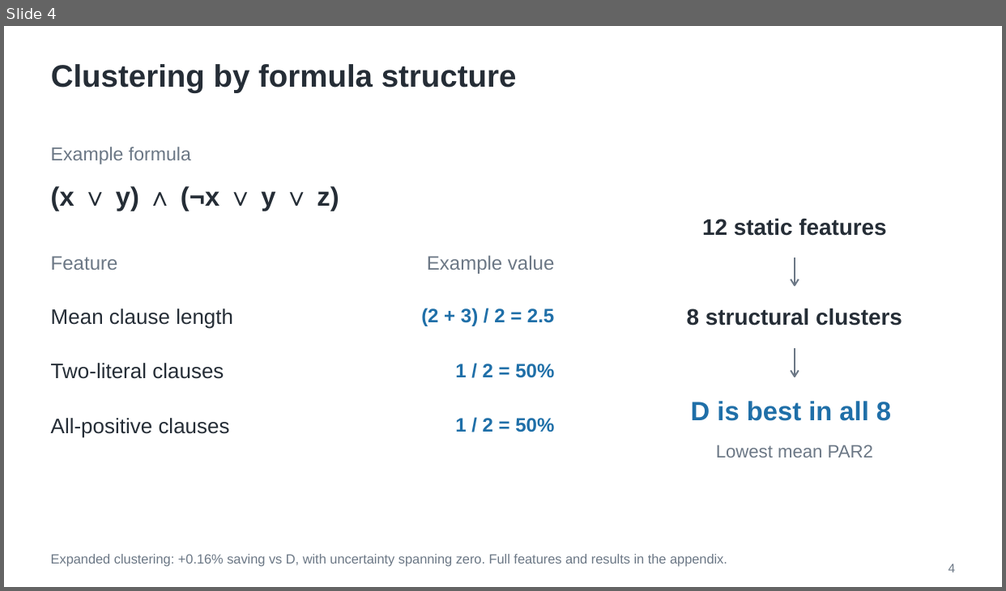
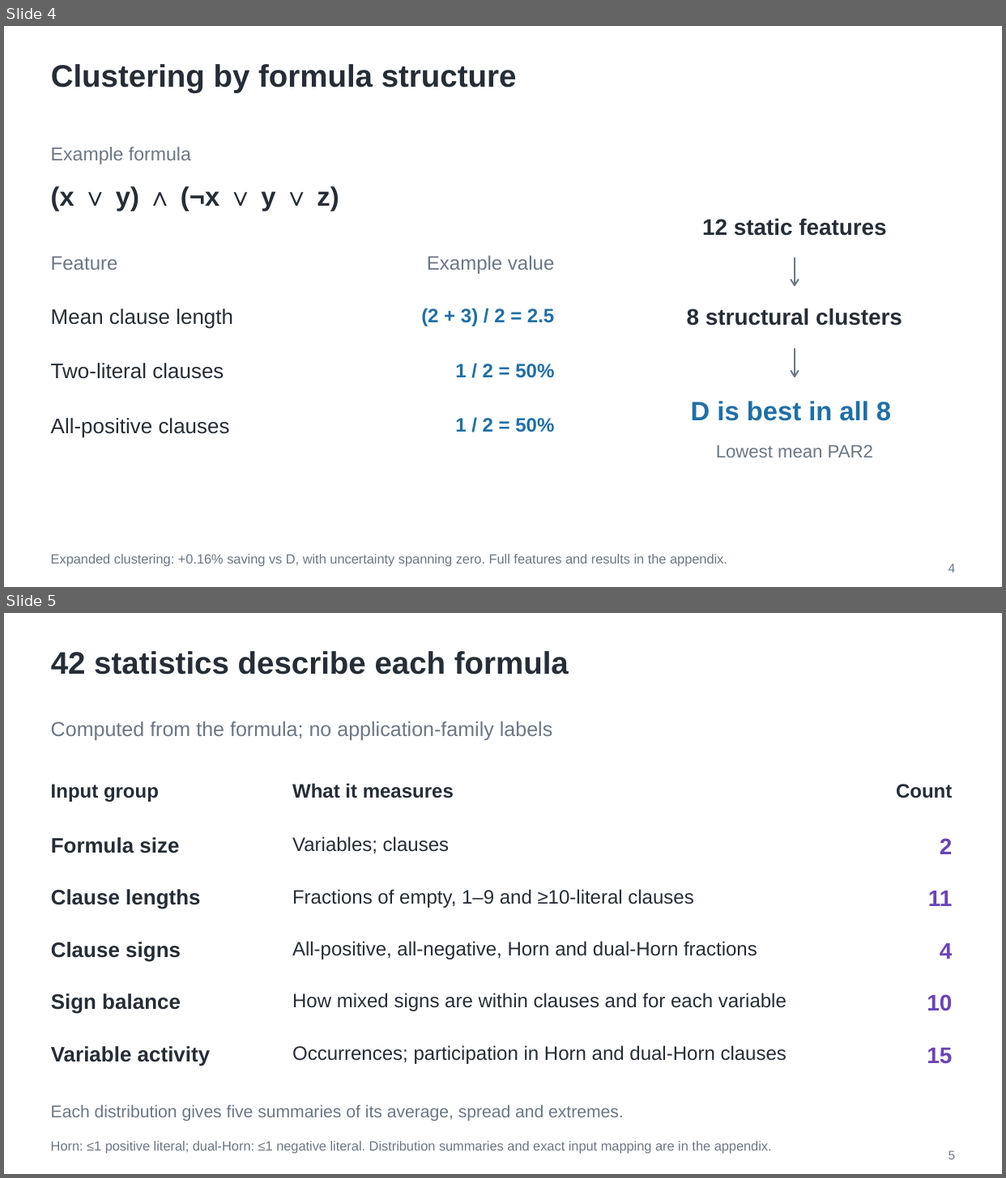
Before and after one commit to Roushelfy/online-tuning-forcephase, a slide deck: presentations/forcephase-20261111/forcephase-results.pptx. Shown one above the other, each under a label of ours: slide 4 before the commit, slides 4 and 5 after it. The pictures are 1006x591 and 1006x1178 pixels, drawn with LibreOffice and Linux fonts; fonts in the diff are those of the drawing. Boxes give left, top, right and bottom in pixels: in the first picture for what was removed or moved away, otherwise in the second. Text is boxed around its words. In the diff, an @@ line names an element or a change of style, - is before the commit and + after.

Commit message:
Focus presentation on 42-input cost-weighted tree ensemble

```diff
--- a/presentations/forcephase-20261111/forcephase-results.pptx
+++ b/presentations/forcephase-20261111/forcephase-results.pptx
@@ slide 5 added at (x1=4, y1=613, x2=1002, y2=1174), background #FFFFFF @@
@@ text added at (x1=51, y1=651, x2=569, y2=675), 30 pt, text #252D36, bold @@
+42 statistics describe each formula
@@ text added at (x1=51, y1=722, x2=552, y2=740), 19.5 pt, text #6B7785 @@
+Computed from the formula; no application-family labels
@@ text added at (x1=51, y1=784, x2=159, y2=802), 18.8 pt, text #252D36, bold @@
+Input group
@@ text added at (x1=292, y1=783, x2=454, y2=798), 18.8 pt, text #252D36, bold @@
+What it measures
@@ text added at (x1=896, y1=784, x2=952, y2=798), 18.8 pt, text #252D36, bold @@
+Count
@@ text added at (x1=51, y1=837, x2=179, y2=854), 20.2 pt, text #252D36, bold @@
+Formula size
@@ text added at (x1=292, y1=837, x2=449, y2=854), 18.8 pt, text #252D36 @@
+Variables; clauses
@@ text added at (x1=940, y1=838, x2=952, y2=854), 21.8 pt, text #6A43B8, bold @@
+2
@@ text added at (x1=51, y1=889, x2=200, y2=909), 20.2 pt, text #252D36, bold @@
+Clause lengths
@@ text added at (x1=292, y1=889, x2=693, y2=908), 18.8 pt, text #252D36 @@
+Fractions of empty, 1–9 and ≥10-literal clauses
@@ text added at (x1=928, y1=891, x2=952, y2=906), 21.8 pt, text #6A43B8, bold @@
+11
@@ text added at (x1=51, y1=942, x2=181, y2=962), 20.2 pt, text #252D36, bold @@
+Clause signs
@@ text added at (x1=292, y1=941, x2=757, y2=960), 18.8 pt, text #252D36 @@
+All-positive, all-negative, Horn and dual-Horn fractions
@@ text added at (x1=940, y1=943, x2=952, y2=959), 21.8 pt, text #6A43B8, bold @@
+4
@@ text added at (x1=51, y1=994, x2=181, y2=1014), 20.2 pt, text #252D36, bold @@
+Sign balance
@@ text added at (x1=292, y1=993, x2=786, y2=1012), 18.8 pt, text #252D36 @@
+How mixed signs are within clauses and for each variable
@@ text added at (x1=927, y1=995, x2=952, y2=1012), 21.8 pt, text #6A43B8, bold @@
+10
@@ text added at (x1=51, y1=1046, x2=210, y2=1067), 20.2 pt, text #252D36, bold @@
+Variable activity
@@ text added at (x1=292, y1=1046, x2=786, y2=1064), 18.8 pt, text #252D36 @@
+Occurrences; participation in Horn and dual-Horn clauses
@@ text added at (x1=927, y1=1048, x2=952, y2=1064), 21.8 pt, text #6A43B8, bold @@
+15
@@ text added at (x1=51, y1=1105, x2=624, y2=1122), 16.5 pt, text #6B7785 @@
+Each distribution gives five summaries of its average, spread and extremes.
@@ text added at (x1=51, y1=1141, x2=772, y2=1153), 12.8 pt, text #6B7785 @@
+Horn: ≤1 positive literal; dual-Horn: ≤1 negative literal. Distribution summaries and exact input mapping are in the appendix.
@@ text added at (x1=948, y1=1151, x2=956, y2=1160), 12 pt, text #6B7785 @@
+5
```
Also in this commit, not shown: 11 slides changed, 1 other slide added, 20 other files.
